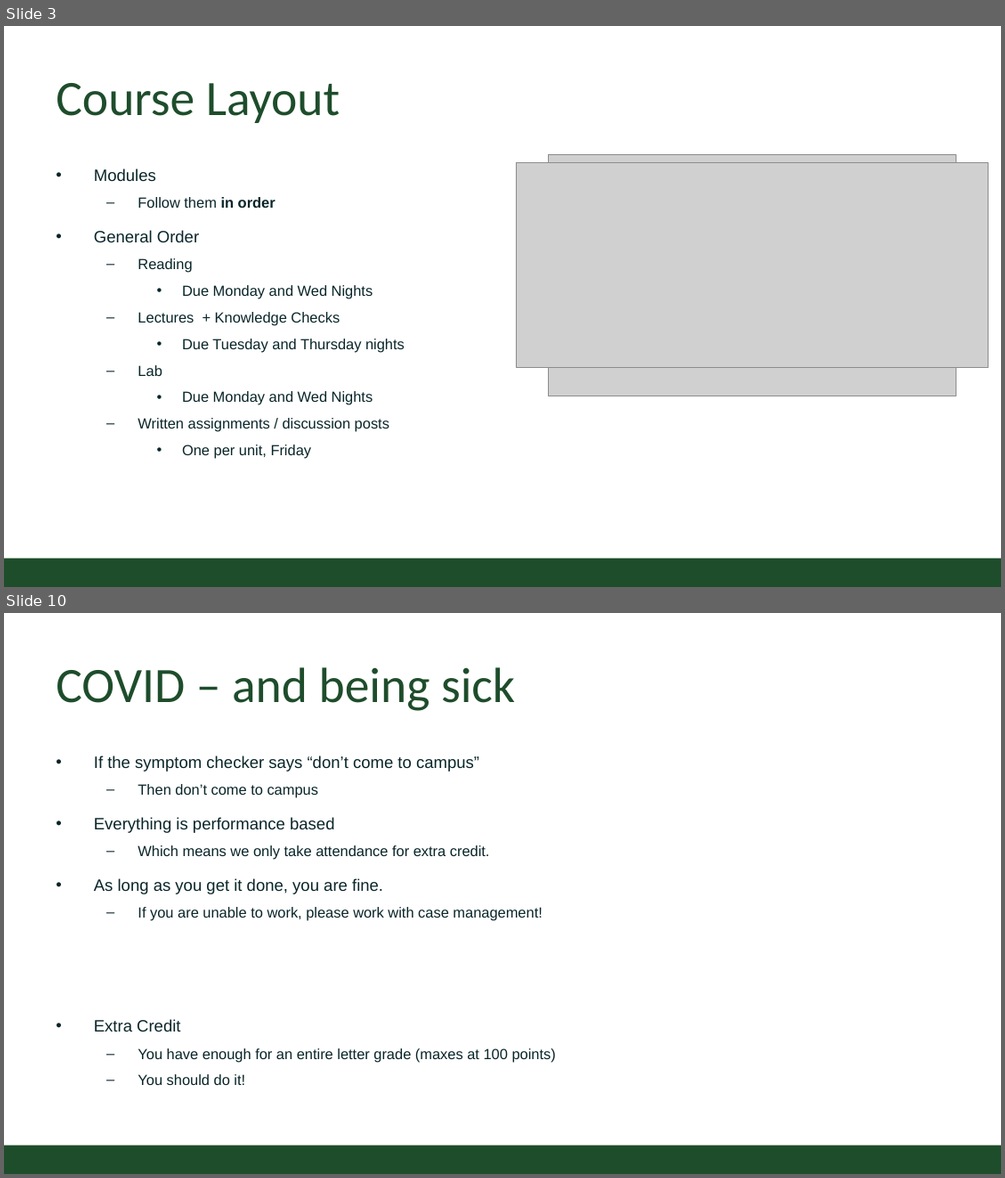
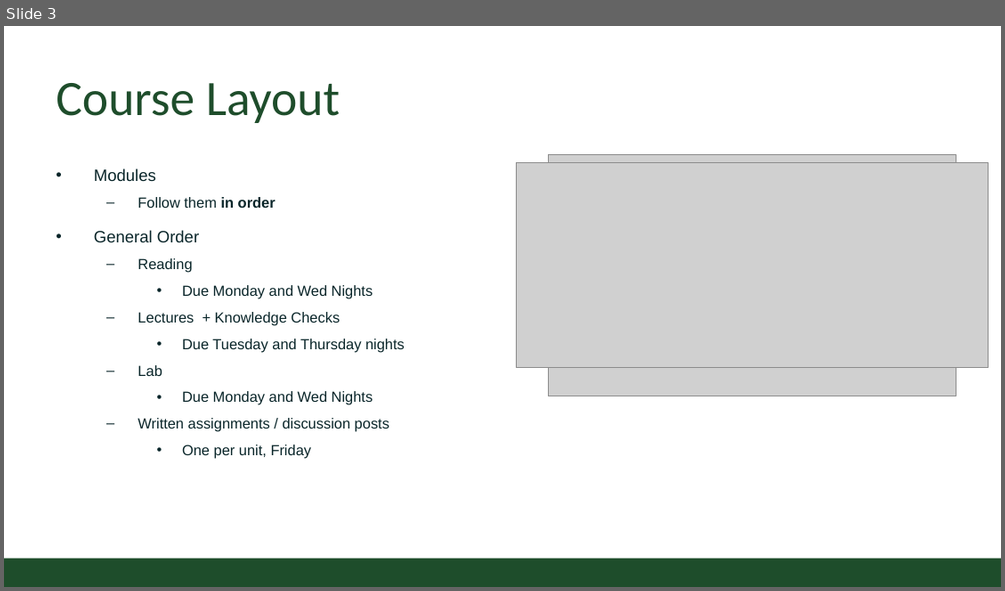
Before and after one commit to CSU-CS150/handouts, a slide deck: helpsessions/week1/format.pptx. Shown one above the other, each under a label of ours: slides 3 and 10 before the commit, slide 3 after it; the slides between them are not shown. The pictures are 1005x1178 and 1005x591 pixels, drawn with LibreOffice and Linux fonts; fonts in the diff are those of the drawing; grey boxes stand for pictures; background and template pictures are left out. Boxes give left, top, right and bottom in pixels: in the first picture for what was removed or moved away, otherwise in the second. Text is boxed around its words. In the diff, an @@ line names an element or a change of style, - is before the commit and + after.

```diff
--- a/helpsessions/week1/format.pptx
+++ b/helpsessions/week1/format.pptx
@@ slide 10 removed at [4,613,1001,1174], background #FFFFFF; not listed: 1 template element that a slide beside it also shows @@
@@ title removed at [56,667,515,711] @@
-COVID – and being sick
@@ text removed at [94,755,556,1085] @@
-• If the symptom checker says “don’t come to campus”
-  – Then don’t come to campus
-• Everything is performance based
-  – Which means we only take attendance for extra credit.
-• As long as you get it done, you are fine.
-  – If you are unable to work, please work with case management!
-• Extra Credit
-  – You have enough for an entire letter grade (maxes at 100 points)
-  – You should do it!
```
Also in this commit, not shown: 7 slides changed, 1 other slide removed.
